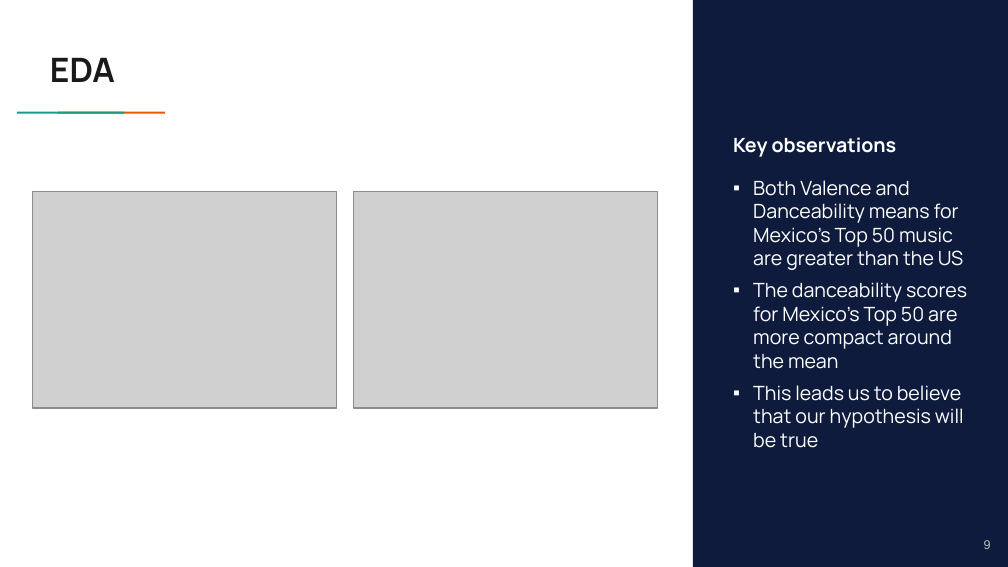
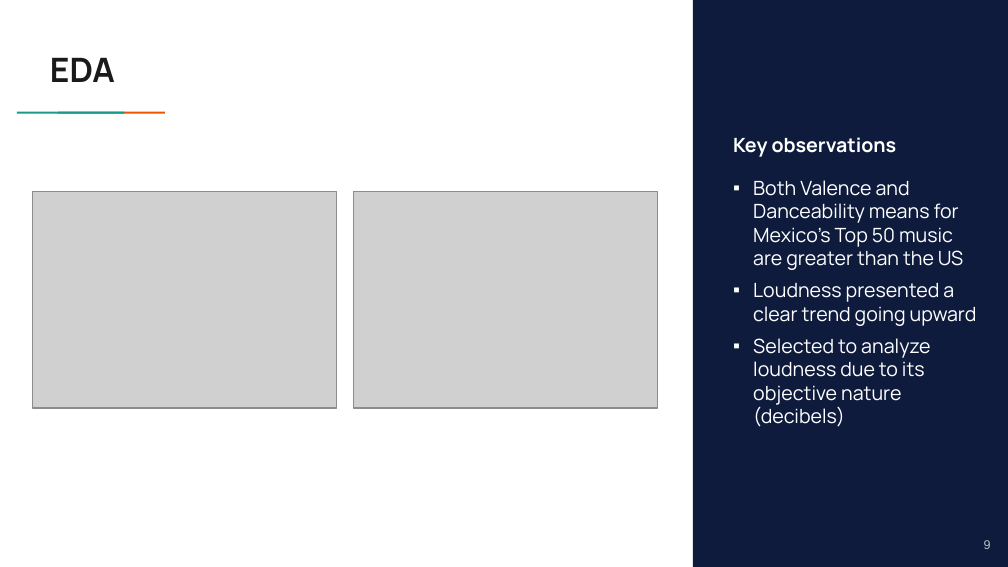
Before and after one commit to ModeEdna/511FinalProject, a slide deck: slide 14 of 511FinalPresentation.pptx. Drawn at 1008x567 pixels with LibreOffice and Linux fonts; fonts in the diff are those of the drawing; grey boxes stand for pictures. Boxes give left, top, right and bottom in pixels: in the first picture for what was removed or moved away, otherwise in the second. Text is boxed around its words. In the diff, an @@ line names an element or a change of style, - is before the commit and + after.

Commit message:
Final presentations

```diff
--- a/511FinalPresentation.pptx
+++ b/511FinalPresentation.pptx
@@ text at [753,283,977,427]: text changed @@
-▪ The danceability scores for Mexico’s Top 50 are more compact around the mean
-▪ This leads us to believe that our hypothesis will be true
+▪ Loudness presented a clear trend going upward
+▪ Selected to analyze loudness due to its objective nature (decibels)
```
Also in this commit, not shown: 1 slide removed.
